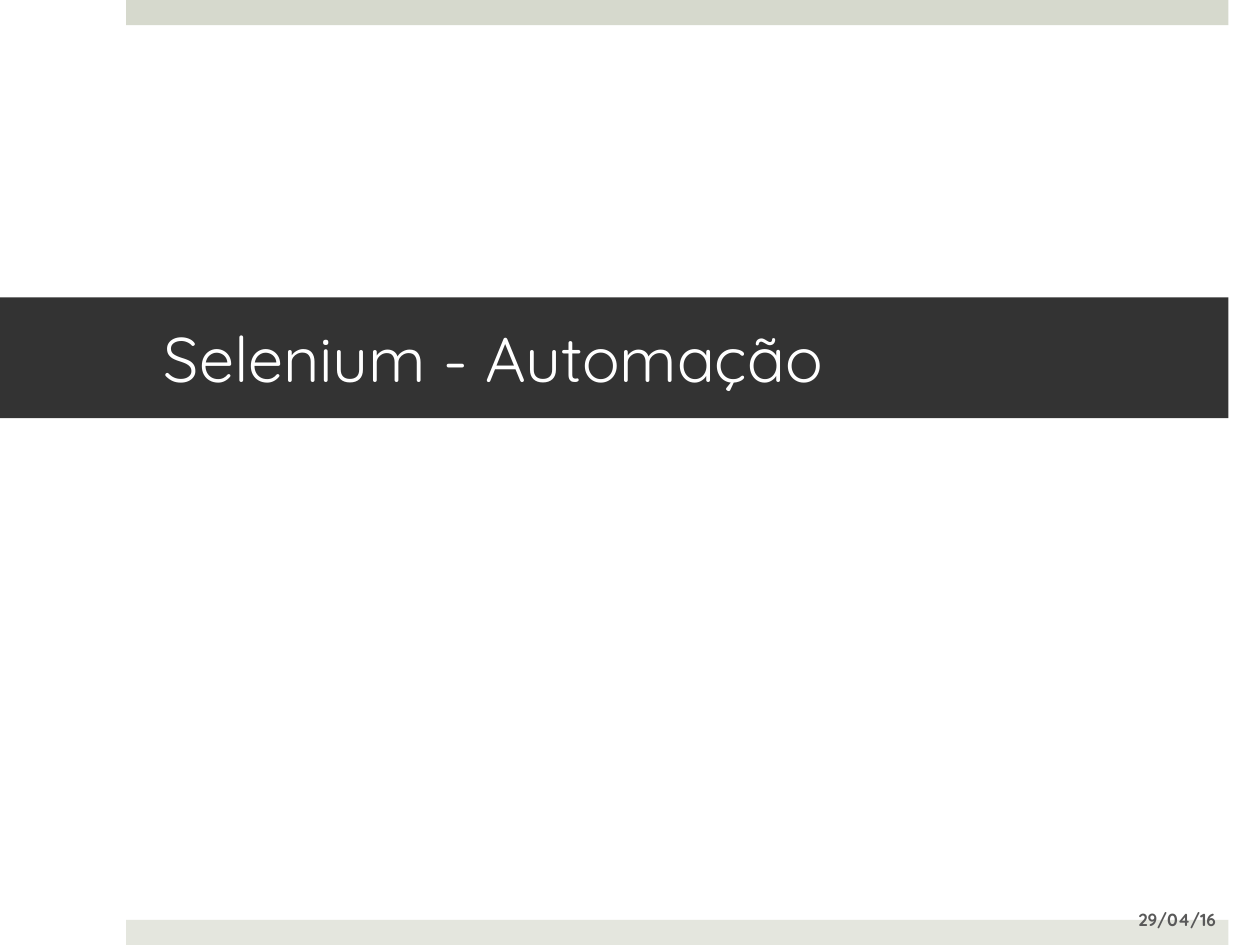
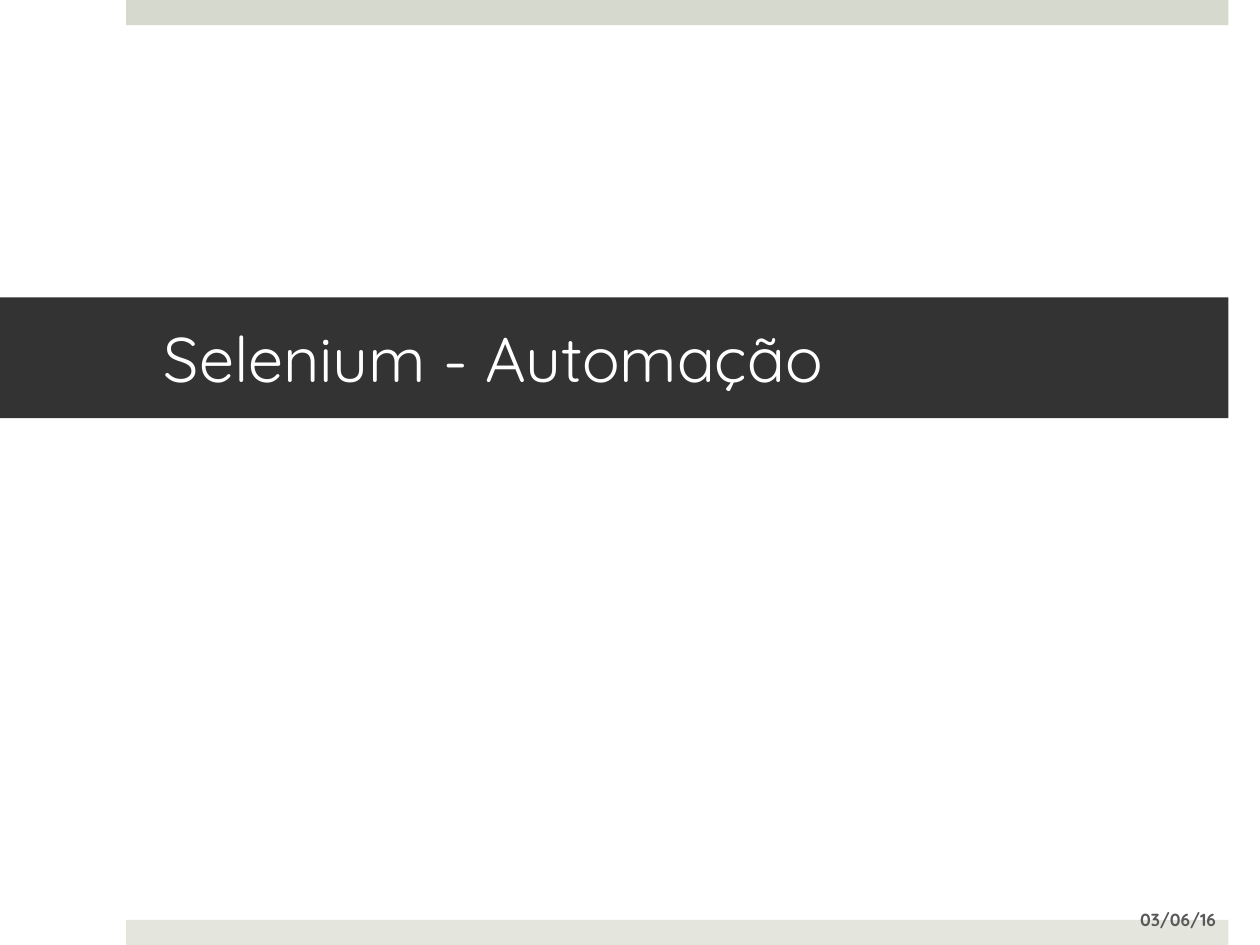
Before and after one commit to renatoguarato/selenium, a slide deck: slide 1 of apresentacao/SeleniumIDE.pptx. Drawn at 1260x945 pixels with LibreOffice and Linux fonts; fonts in the diff are those of the drawing. Boxes give left, top, right and bottom in pixels: in the first picture for what was removed or moved away, otherwise in the second. Text is boxed around its words. In the diff, an @@ line names an element or a change of style, - is before the commit and + after.

```diff
--- a/apresentacao/SeleniumIDE.pptx
+++ b/apresentacao/SeleniumIDE.pptx
@@ text at (x1=1140, y1=912, x2=1216, y2=928): text changed @@
-29/04/16
+03/06/16
```
Also in this commit, not shown: 1 slide added, 1 slide removed, 27 other files.
